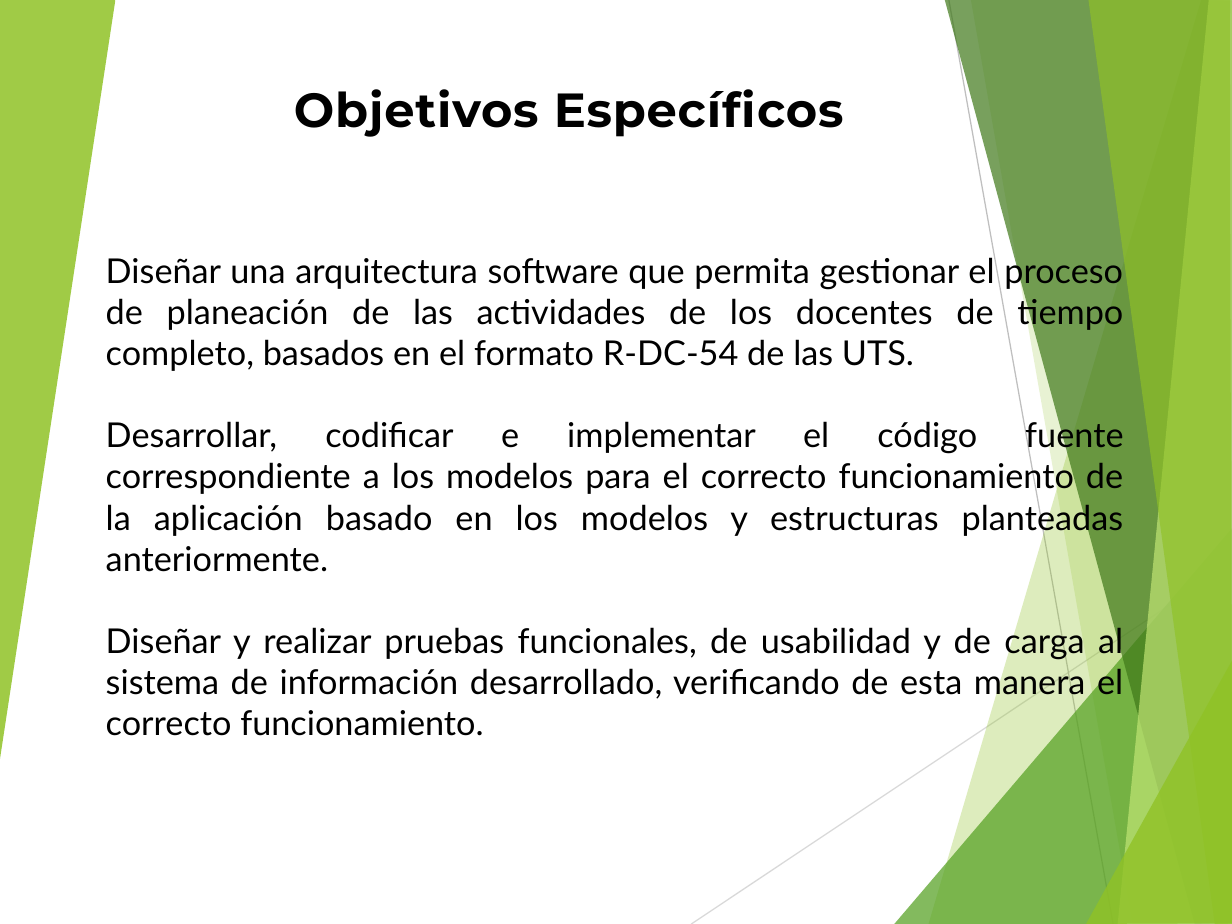
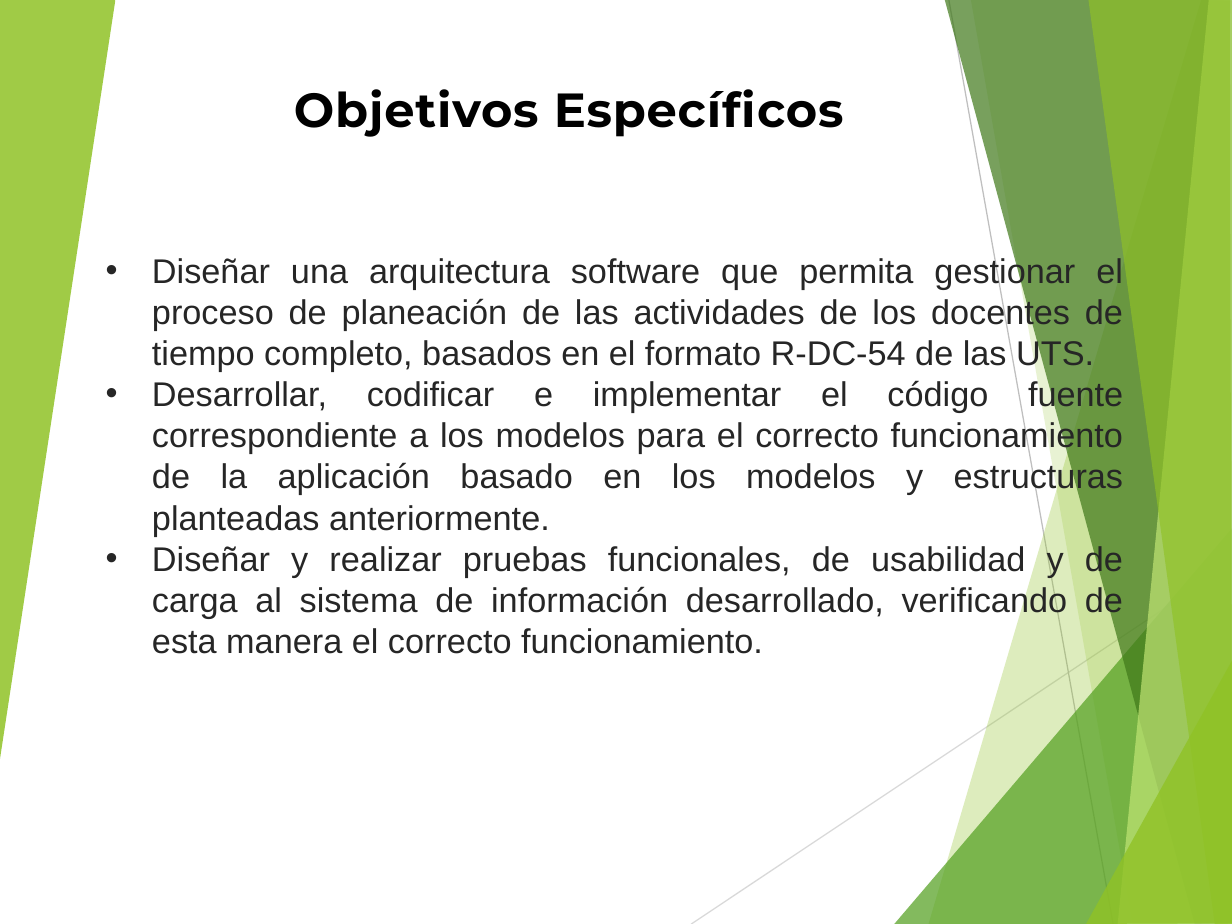
Before and after one commit to andy645jh/ProyectoGrado, a slide deck: slide 4 of extras/docs/rdc_presentacion.pptx. Drawn at 1232x924 pixels with LibreOffice and Linux fonts; fonts in the diff are those of the drawing. Boxes give left, top, right and bottom in pixels: in the first picture for what was removed or moved away, otherwise in the second. Text is boxed around its words. In the diff, an @@ line names an element or a change of style, - is before the commit and + after.

Commit message:
listo las diapositivas para revision

```diff
--- a/extras/docs/rdc_presentacion.pptx
+++ b/extras/docs/rdc_presentacion.pptx
@@ text "Diseñar una arquitectura software que ..." at (152,256,1123,654): font Lato to Arial, text colour #000000 to #262626; bullet none to • @@
```
Also in this commit, not shown: 11 other slides changed, 10 slides added, 6 slides removed.
